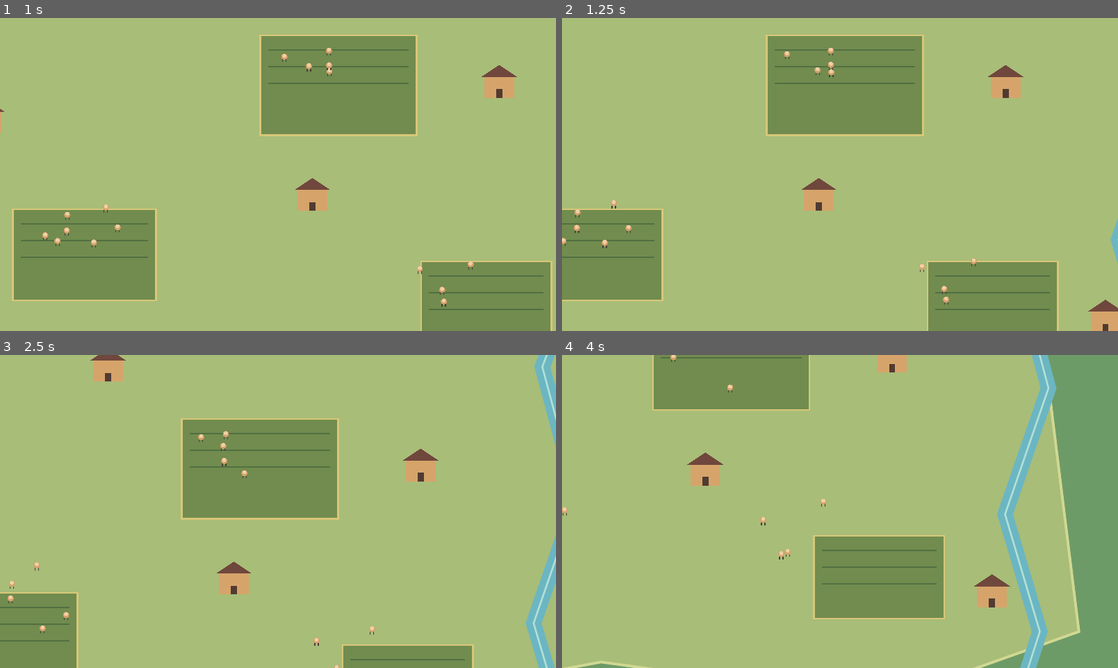
Above: before the commit, frames 1-4 (two rows, left to right).
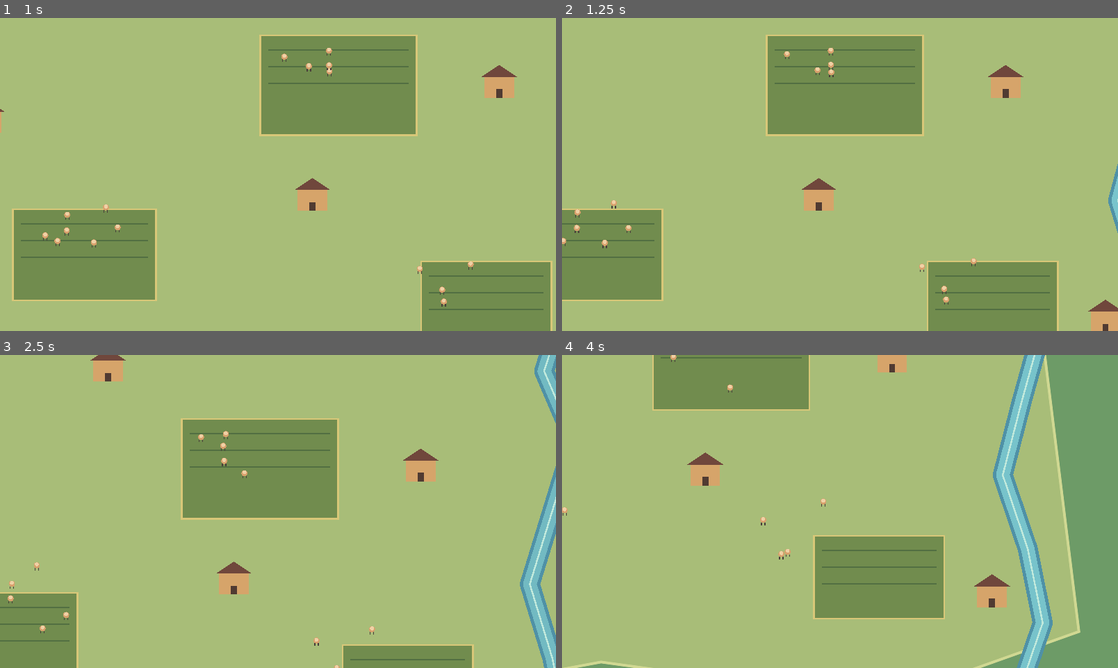
Above: after the commit, the same moments.

Repository: ochodosientosmilcuarenta-ai/Copaia-sociedad
Game: Godot game, scene res://main.tscn
The game is run twice, just before and just after one commit, with the same random seed, the same clock (stepped at 60 frames per second) and the same inputs.
Inputs (mouse positions are in pixels of both pictures, inside the frame that each line leads up to):
- Up to frame 1 (1 s): move the mouse to (400, 158) at 0.52 s; hold D from 0.53 s (still down); click (400, 158) at 0.67 s
- Up to frame 2 (1.25 s): keep holding D
- Up to frame 3 (2.5 s): release D at 1.25 s; drag from (166, 527) to (250, 574) at 1.27 s; move the mouse to (333, 442) at 2.02 s; hold D from 2.03 s (still down)
- Up to frame 4 (4 s): release D at 2.75 s; drag from (812, 574) to (673, 464) at 2.77 s; move the mouse to (1006, 558) at 3.52 s; hold A from 3.53 s (still down)

Frame 1 is identical in both runs. In frame 2, 0.3% of the frame differs, in the area x 98-100%, y 46-79%; in frame 3, 2.6%; in frame 4, 4.6%, in the area x 77-89%, y 0-100%.

Commit message:
Mejora cauces organicos y animados

Diff:
--- a/main.gd
+++ b/main.gd
@@ -12,6 +12,9 @@
 var touch_points: Dictionary = {}
 var pinch_distance := 0.0
 var mouse_pan_active := false
+var stream_paths: Array[PackedVector2Array] = []
+var stream_layers: Array[Array] = []
+var stream_time := 0.0
 var rng := RandomNumberGenerator.new()
 var tobacco_fields: Array[Rect2] = [
     Rect2(380.0, 300.0, 270.0, 180.0),
@@ -75,6 +78,7 @@
 func _ready() -> void:
     rng.seed = 1426
     _create_observer_camera()
+    _create_streams()
     _build_activity_points()
     _spawn_villagers(18)
     queue_redraw()
@@ -82,6 +86,7 @@
 func _process(delta: float) -> void:
     _move_observer(delta)
     _zoom_observer(delta)
+    _animate_streams(delta)
     observer_camera.zoom = observer_camera.zoom.lerp(target_zoom, 1.0 - exp(-10.0 * delta))
 
 func _create_observer_camera() -> void:
@@ -198,20 +203,60 @@
     draw_polyline(valley, Color("#d0d892"), 5.0, true)
 
 func _draw_streams() -> void:
-    var riace := PackedVector2Array([
-        Vector2(80.0, 0.0), Vector2(155.0, 250.0), Vector2(120.0, 510.0),
-        Vector2(205.0, 790.0), Vector2(125.0, 1090.0), Vector2(220.0, WORLD_SIZE.y)
-    ])
-    var gorgone := PackedVector2Array([
-        Vector2(2260.0, 0.0), Vector2(2160.0, 260.0), Vector2(2240.0, 560.0),
-        Vector2(2140.0, 850.0), Vector2(2220.0, 1120.0), Vector2(2130.0, WORLD_SIZE.y)
-    ])
-    draw_polyline(riace, Color("#6bb6c2"), 34.0, true)
-    draw_polyline(gorgone, Color("#6bb6c2"), 34.0, true)
-    draw_polyline(riace, Color("#b1e0d7"), 3.0, true)
-    draw_polyline(gorgone, Color("#b1e0d7"), 3.0, true)
     draw_string(ThemeDB.fallback_font, Vector2(55.0, 155.0), "Riace", HORIZONTAL_ALIGNMENT_LEFT, -1, 22, Color("#1e5964"))
     draw_string(ThemeDB.fallback_font, Vector2(2190.0, 155.0), "Gorgone", HORIZONTAL_ALIGNMENT_LEFT, -1, 22, Color("#1e5964"))
+
+func _create_streams() -> void:
+    stream_paths = [
+        PackedVector2Array([
+            Vector2(80.0, -40.0), Vector2(118.0, 120.0), Vector2(168.0, 250.0),
+            Vector2(112.0, 390.0), Vector2(134.0, 540.0), Vector2(205.0, 700.0),
+            Vector2(172.0, 870.0), Vector2(126.0, 1050.0), Vector2(164.0, 1220.0),
+            Vector2(220.0, WORLD_SIZE.y + 40.0)
+        ]),
+        PackedVector2Array([
+            Vector2(2260.0, -40.0), Vector2(2208.0, 130.0), Vector2(2160.0, 270.0),
+            Vector2(2228.0, 430.0), Vector2(2182.0, 590.0), Vector2(2134.0, 760.0),
+            Vector2(2188.0, 930.0), Vector2(2222.0, 1100.0), Vector2(2170.0, 1260.0),
+            Vector2(2130.0, WORLD_SIZE.y + 40.0)
+        ])
+    ]
+    for stream_index in range(stream_paths.size()):
+        var layers: Array[Line2D] = []
+        layers.append(_create_stream_layer("Cauce", stream_paths[stream_index], 46.0, Color("#4f91a6")))
+        layers.append(_create_stream_layer("Agua", stream_paths[stream_index], 31.0, Color("#76c1c9")))
+        layers.append(_create_stream_layer("Reflejo", stream_paths[stream_index], 4.0, Color("#c0e9dc")))
+        stream_layers.append(layers)
+
+func _create_stream_layer(layer_name: String, points: PackedVector2Array, width: float, color: Color) -> Line2D:
+    var stream_line := Line2D.new()
+    stream_line.name = layer_name
+    stream_line.points = points
+    stream_line.width = width
+    stream_line.default_color = color
+    stream_line.joint_mode = Line2D.LINE_JOINT_ROUND
+    stream_line.begin_cap_mode = Line2D.LINE_CAP_ROUND
+    stream_line.end_cap_mode = Line2D.LINE_CAP_ROUND
+    stream_line.antialiased = true
+    stream_line.z_index = 1
+    add_child(stream_line)
+    return stream_line
+
+func _animate_streams(delta: float) -> void:
+    stream_time += delta
+    for stream_index in range(stream_layers.size()):
+        var animated_points := PackedVector2Array()
+        for point_index in range(stream_paths[stream_index].size()):
+            var base_point := stream_paths[stream_index][point_index]
+            var wave := sin(stream_time * 1.8 + point_index * 0.9 + stream_index) * 5.0
+            animated_points.append(base_point + Vector2(wave, 0.0))
+        var layers: Array = stream_layers[stream_index]
+        for layer_index in range(layers.size()):
+            var stream_line: Line2D = layers[layer_index]
+            stream_line.points = animated_points
+            if layer_index == 1:
+                var tone_shift := sin(stream_time * 1.4 + stream_index) * 0.035
+                stream_line.modulate = Color(1.0 + tone_shift, 1.0 + tone_shift, 1.0 + tone_shift, 1.0)
 
 func _draw_fields() -> void:
     for field in tobacco_fields:
